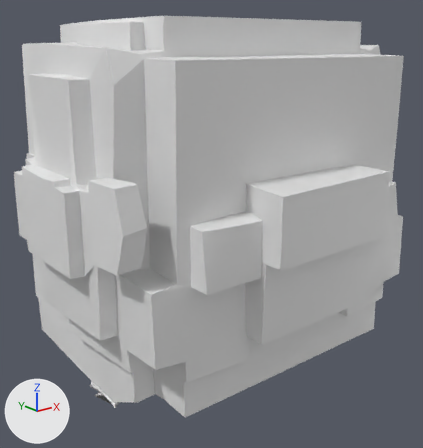
An edit to the OBJ model src/main/resources/assets/kn8/meshes/soldier/head.obj, drawn before and after from the same camera.
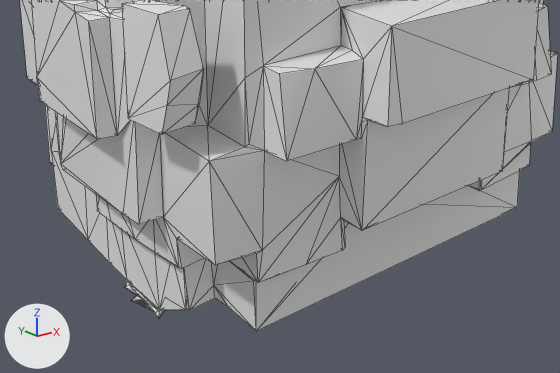
Old and new are each drawn whole from a camera (50 mm lens) standing at (-0.504, -0.646, 1.876) and looking at (0.008, -0.006, 1.62) and again close up on the part from 0% to 96% of the width and 40% to 100% of the height. The axes (+X, +Y, +Z) are drawn at lower left. The lights are the same throughout. The older version's two pictures come first. The close-ups show mesh edges as thin lines. Where no turn or scale is listed for an object, it has been applied to the vertices. Vertices at exactly the same position are counted once.

The first close-up shows 'head'.
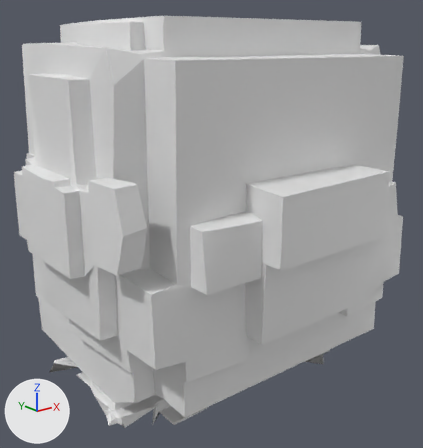
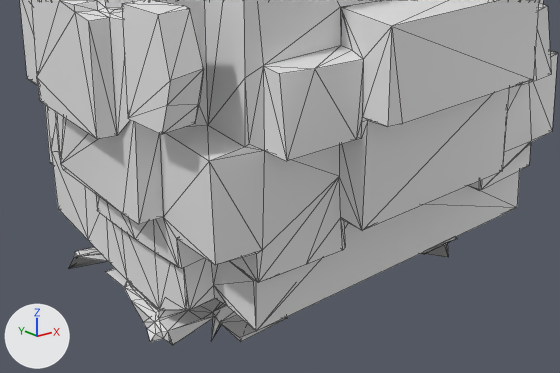
The change, as JSON lines over the scene's bpy script:
```json
{"block": "me_head", "where": "# used by ob_head; location = (0.0, 0.0, 0.0)"}
{"op": "remove", "block": "me_head", "code": "me_head.from_pydata(...)  # 954 vertices, 1937 faces; spans x -0.258..0.258, y -0.245..0.245, z 1.428..1.9"}
{"op": "add", "block": "me_head", "code": "me_head.from_pydata(...)  # 1277 vertices, 2607 faces; spans x -0.258..0.258, y -0.245..0.245, z 1.341..1.9"}
{"block": "me_head", "change": "me_head part 1: 1 vertex removed from x -0.015, y 0.058, z 1.44; 324 vertices added at x -0.225..0.224, y -0.127..0.241, z 1.341..1.441"}
```

Where the change shows, as pixel boxes [x1, y1, x2, y2] in the close-ups (560 x 373 px):
```json
{"object": "head", "change": "reshaped", "before": [20, 0, 558, 331], "after": [20, 0, 558, 345]}
{"part": 1, "of": "me_head", "change": "built on", "before": [132, 296, 142, 301], "after": [68, 237, 457, 345], "on screen": "mostly hidden"}
```
